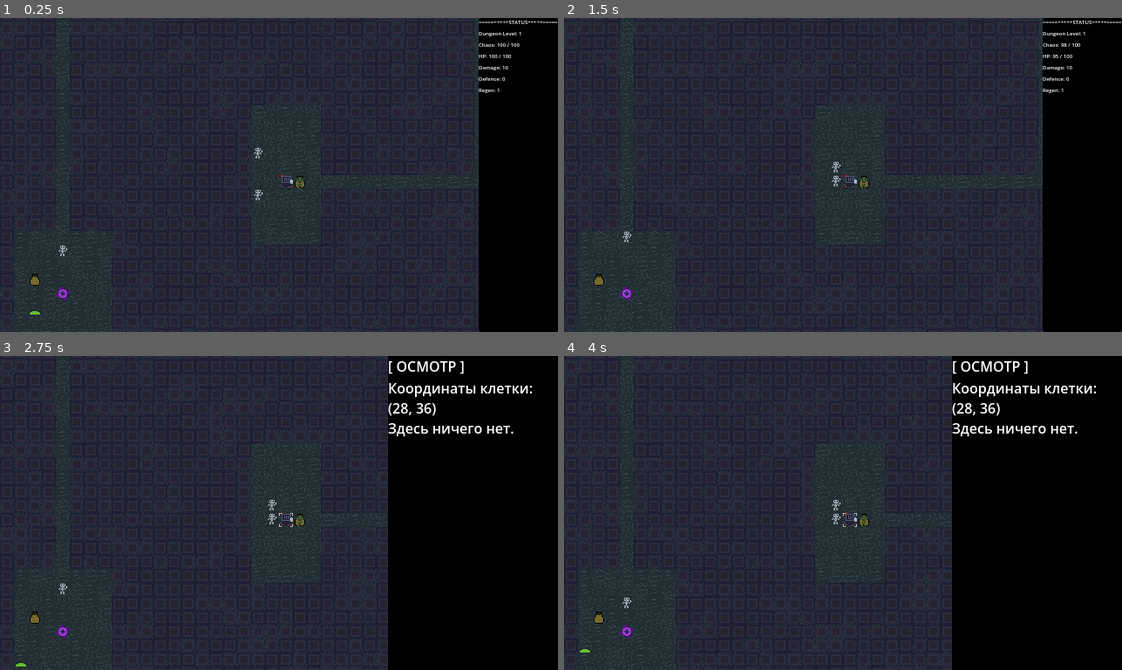
Above: before the commit, frames 1-4 (two rows, left to right).
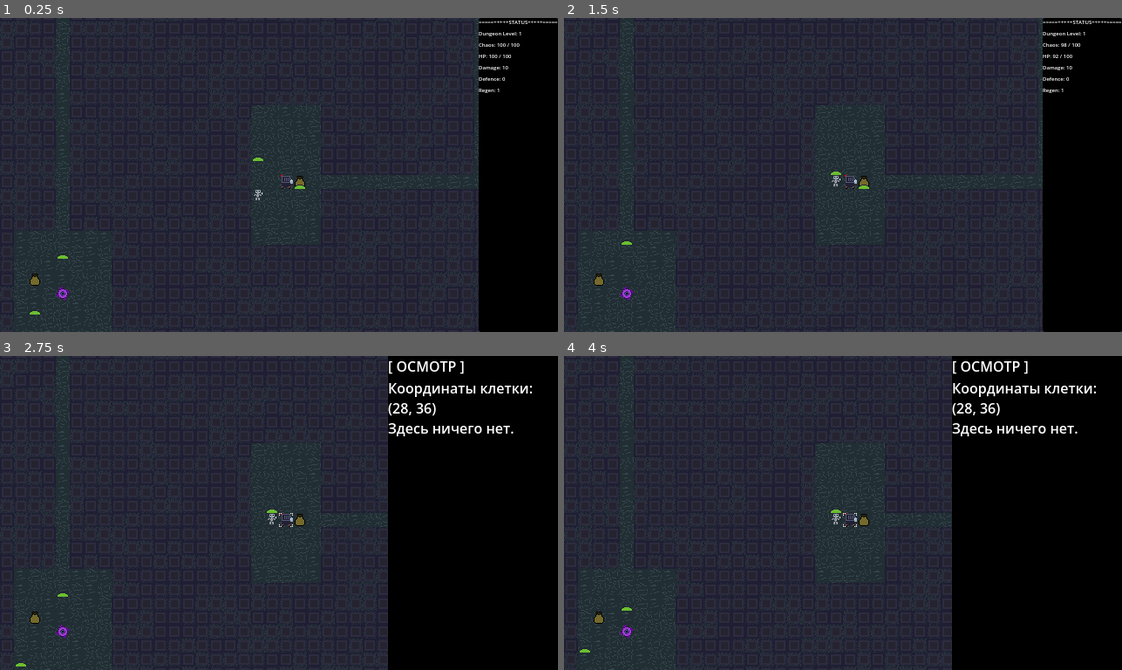
Above: after the commit, the same moments.

Repository: nik6125/chaotic-dungeon
Game: Godot game, scene res://tscn's/game.tscn
Same seed, same stepped clock (60 frames per second), same inputs: the game is played once before the commit and once after it.
Inputs:
- Up to frame 1 (0.25 s): no input
- Up to frame 2 (1.5 s): tap Enter (ui_accept) at 0.5, 0.77, 1.25 s; hold Right (ui_right) 0.53-1.28 s; hold X (look_mode_toggle) 0.53-1.28 s; hold Down (ui_down) from 1.28 s (still down); tap X (look_mode_toggle) at 1.35 s
- Up to frame 3 (2.75 s): tap Enter (ui_accept) at 1.52, 2 s; release Down (ui_down) at 2.03 s; hold Right (ui_right) from 2.03 s (still down); hold X (look_mode_toggle) from 2.03 s (still down)
- Up to frame 4 (4 s): tap Enter (ui_accept) at 2.75, 3.02, 3.5, 3.77 s; release Right (ui_right) at 2.78 s; release X (look_mode_toggle) at 2.78 s; hold Up (ui_up) 2.78-3.53 s; tap X (look_mode_toggle) at 2.85 s; hold Left (ui_left) from 3.53 s (still down); hold X (look_mode_toggle) from 3.53 s (still down)

The runs differ from the first frame. In frame 1, 0.1% of the frame differs, in the area x 10-55%, y 41-77%; in frame 2, 0.1%, in the area x 10-89%, y 11-73%; in frame 3, 0.1%; in frame 4, 0.1%.

Commit message:
added combat engine

Diff:
--- /dev/null
+++ b/gd's/combat_engine.gd
@@ -0,0 +1,71 @@
+extends Node
+# Глобальный боевой движок для всех сущностей в игре
+
+# 1. ГЛАВНАЯ ФУНКЦИЯ БОЯ: Рассчитывает урон от атакующего и бьет цель
+func deal_damage(attacker: Node2D, target: Node2D) -> void:
+	if not target:
+		return
+
+	# Вытаскиваем силу атаки (у игрока берем закэшированную total_attack_power, у мобов — обычную attack_power)
+	var raw_atk: int = 0
+	if "total_attack_power" in attacker:
+		raw_atk = attacker.total_attack_power
+	elif "attack_power" in attacker:
+		raw_atk = attacker.attack_power
+
+	# Считаем случайный разброс урона (от половины до максимума)
+	var rolled_damage := randi_range(raw_atk / 2, raw_atk)
+
+	# Вызываем глобальную функцию получения урона для цели
+	take_damage(target, rolled_damage, attacker)
+
+
+# 2. ГЛОБАЛЬНАЯ ФУНКЦИЯ ПОЛУЧЕНИЯ УРОНА
+func take_damage(target: Node2D, amount: int, attacker: Node2D = null) -> void:
+	# Вытаскиваем защиту существа (у игрока — total_defense, у мобов — defense)
+	var target_def: int = 0
+	if "total_defense" in target:
+		target_def = target.total_defense
+	elif "defense" in target:
+		target_def = target.defense
+
+	# Считаем чистый урон с вычетом брони (flat damage reduction, как у вас и было)
+	var final_damage = max(0, amount - target_def)
+
+	if "current_hp" in target:
+		target.current_hp -= final_damage
+
+		# Выводим логи в зависимости от того, кто цель
+		var target_name = target.data.monster_name if "data" in target and target.data else "Игрок"
+		print(target_name, " получил ", final_damage, " урона! Осталось HP: ", target.current_hp)
+
+		# Если здоровье упало до нуля — запускаем глобальную смерть
+		if target.current_hp <= 0:
+			die(target, attacker)
+
+
+func die(target: Node2D, killer: Node2D = null) -> void:
+	# Проверяем, кто именно погиб, чтобы вывести правильное имя в логи
+	var target_name = target.data.monster_name if "data" in target and target.data else "Игрок"
+	print(target_name, " погиб!")
+
+	# === ИНКРУСТИРУЕМ ЛОГИКУ СМЕРТИ ИГРОКА ===
+	# Проверяем по имени класса или по кастомному методу/переменной, что погиб ИГРОК
+	if target.has_method("absorb_chaos_from") or target.name == "Player":
+		if target.is_inside_tree() and target.get_tree():
+			print("Игрок погиб! Обнуляем забег и перезапускаем подземелья...")
+
+			# Сбрасываем глобальный менеджер в начальное состояние
+			RunManager.reset_run()
+
+			# Безопасный отложенный перезапуск сцены в конце кадра
+			target.get_tree().call_deferred("reload_current_scene")
+			return # Выходим из функции, queue_free() для игрока делать не нужно, сцена сама ре things
+
+	# === ЛОГИКА СМЕРТИ МОНСТРОВ (Остается без изменений) ===
+	# Если убийца — это игрок, кормим его Хаосом из статов убитого моба
+	if killer and killer.has_method("absorb_chaos_from"):
+		killer.absorb_chaos_from(target)
+
+	# Окончательно удаляем монстра из памяти
+	target.queue_free()
--- a/gd's/enemy.gd
+++ b/gd's/enemy.gd
@@ -28,7 +28,7 @@
 	# МЕНЯЕМ СЛУЧАЙНЫЙ СПРАЙТ НА ЛЕТУ:
 	if sprite and data.icon:
 		sprite.texture = data.icon
-	var stat_multiplier: float = sqrt(float(difficulty))
+	var stat_multiplier: float = pow(float(difficulty),1.25)
 
 	# 1. ЗДОРОВЬЕ (D&D стиль: разброс от базового HP монстра)
 	# Берем базовое HP из ресурса, умножаем на корень сложности и даем случайный разброс особи (+-20%)
@@ -52,15 +52,6 @@
 	var min_chaos = data.base_chaos + (difficulty - 3) * 5
 	var max_chaos = data.base_chaos + difficulty * 5
 	chaos = randi_range(min(min_chaos, max_chaos), max(min_chaos, max_chaos))
-
-func take_damage(amount: int) -> bool: # Меняем тип возвращаемого значения на bool
-	current_hp -= max(0,(amount-defense))
-	print("Враг получил ", amount, " урона! Осталось HP: ", current_hp)
-	if current_hp <= 0:
-		print("Враг погиб!")
-		queue_free()
-		return true # Сигнализируем, что враг мертв
-	return false # Враг еще жив
 
 # Функция решает, куда идти
 func get_next_move_direction(player_grid_pos: Vector2i) -> Vector2i:
--- a/gd's/game.gd
+++ b/gd's/game.gd
@@ -61,26 +61,16 @@
 	# 1. ПРОВЕРКА: Есть ли в этой клетке враг?
 	var target_enemy = get_enemy_at_pos(target_grid_pos)
 	if target_enemy != null:
-		var is_dead = target_enemy.take_damage(randi_range(player.total_attack_power / 2, player.total_attack_power))
-		if is_dead:
-			# === НАЧИСЛЯЕМ ЭНЕРГИЮ ХАОСА ДИНАМИЧЕСКИ ===
-			var energy_gain = target_enemy.chaos
-			player.current_chaos_energy = min(
-				player.max_chaos_energy,
-				player.current_chaos_energy + energy_gain
-			)
-			print("Вы поглотили душу монстра! Восстановлено хаоса: ", energy_gain)
+		# Вызываем наш новый выделенный боевой движок!
+		CombatEngine.deal_damage(player, target_enemy)
 		advance_turn()
 		return
-
 	# --- ДОБАВИЛИ ПРОПУСК ХОДА НА ПРОБЕЛ ---
 	if dir == Vector2i.ZERO:
 		advance_turn()
 		return
-
 	# 2. ПРОВЕРКА: Извлекаем тип клетки, чтобы код стал читаемым
 	var target_tile = map_grid[target_grid_pos.x][target_grid_pos.y]
-
 	# Разрешаем шаг, если там ОБЫЧНЫЙ ПОЛ или ПОРТАЛ
 	if target_tile == "floor" or target_tile == "portal":
 		# Передвигаем ноду игрока на новые координаты
@@ -119,17 +109,18 @@
 
 	# 1. СНАЧАЛА ПРОВЕРЯЕМ: Если враг хочет наступить на игрока — он атакует!
 	if target_pos == player_pos:
-		print("Враг делает выпад!")
-		player.take_damage(randi_range(enemy.attack_power/2,enemy.attack_power)) # Наносим урон игроку
-		return # Завершаем ход этого врага, двигаться ему не нужно
-
-	# 2. ЕСЛИ ИГРОКА ТАМ НЕТ: Проверяем обычный шаг по полу (твой текущий код)
+		# Исправлено: передаем ОСОБЬ (enemy) в качестве атакующего, а не self!
+		CombatEngine.deal_damage(enemy, player)
+		return # Обязательно выходим из функции, чтобы монстр не шагал после удара
+
+	# 2. ЕСЛИ ИГРОКА ТАМ НЕТ: Проверяем обычный шаг по полу
 	if map_grid[target_pos.x][target_pos.y] == "floor" and get_enemy_at_pos(target_pos) == null:
 		enemy.grid_pos = target_pos
 		enemy.position = Vector2(target_pos) * TILE_SIZE
 	else:
 		# Если уперся в стену или другого врага — пропускает ход
 		pass
+
 
 func refresh_ui() -> void:
 	if not player or not hud: return
@@ -197,6 +188,9 @@
 	enemies_list.clear()
 	map_grid.clear()
 	$Map.clear()
+	for item in active_items_on_map.values():
+		if is_instance_valid(item):
+			item.queue_free()
 	active_items_on_map.clear()
 	var spawn_pos = RunManager.current_generator.generate_map(
 		map_grid,
--- a/gd's/location_generator.gd
+++ b/gd's/location_generator.gd
@@ -203,7 +203,7 @@
 	while total_budget > 0.125 and not rooms.is_empty():
 		var affordable_monsters: Array[MonsterData] = []
 		for monster in current_biome_pool.available_monsters:
-			if monster.challenge_rating <= total_budget:
+			if pow(monster.challenge_rating + 0.75,2) <= total_budget:
 				affordable_monsters.append(monster)
 
 
--- a/gd's/player.gd
+++ b/gd's/player.gd
@@ -56,24 +56,6 @@
 		movement_requested.emit(direction)
 
 
-# Функция получения урона
-func take_damage(amount: int) -> void:
-	# Вычитаем динамическую общую защиту (базовая + шмотки + кольца) из входящего урона
-	current_hp -= max(0, (amount - total_defence))
-	if current_hp <= 0:
-		die()
-
-
-func die() -> void:
-	if is_inside_tree() and get_tree():
-		print("Игрок погиб! Обнуляем забег и перезапускаем подземелья...")
-
-		# Сбрасываем глобальный менеджер в начальное состояние
-		RunManager.reset_run()
-
-		# Безопасный отложенный перезапуск сцены в конце кадра
-		get_tree().call_deferred("reload_current_scene")
-
 @warning_ignore("shadowed_variable")
 func consume_chaos_energy(chaos_consumption) -> void:
 	if current_chaos_energy > 0:
@@ -84,10 +66,15 @@
 		print("Хаос истощен! Вы теряете здоровье!")
 
 
-func take_chaos_damage(amount) -> void:
-	current_hp-=amount
+func take_chaos_damage(amount: int) -> void:
+	current_hp -= amount
+	print("Игрок получил ", amount, " урона от ХАОСА! Осталось HP: ", current_hp)
+
 	if current_hp <= 0:
-		die()
+		# Передаем игрока в глобальный триггер смерти
+		# Так как его убил сам Хаос, в качестве убийцы (killer) передаем null
+		CombatEngine.die(self, null)
+
 # Вызывать ОДИН РАЗ при готовности игрока и при любой смене экипировки!
 func update_all_total_stats() -> void:
 	# 1. Сбрасываем локальные счетчики на базовые значения персонажа
@@ -145,3 +132,14 @@
 	if has_method("refresh_ui"):
 		if get_parent() and get_parent().has_method("refresh_ui"):
 			get_parent().refresh_ui()
+
+func absorb_chaos_from(dead_enemy: Node2D) -> void:
+	if not "chaos" in dead_enemy:
+		return
+
+	var energy_gain: int = dead_enemy.chaos
+	current_chaos_energy = min(max_chaos_energy, current_chaos_energy + energy_gain)
+	print("Вы поглотили душу монстра! Восстановлено хаоса: ", energy_gain)
+
+	if get_parent() and get_parent().has_method("refresh_ui"):
+		get_parent().refresh_ui()
--- a/project.godot
+++ b/project.godot
@@ -20,6 +20,7 @@
 ProcGenUtils="*uid://xpk8q8yjgxsr"
 RunManager="*uid://cokmi7ldbfblf"
 GlobalSignals="*uid://bso064sq2lsx0"
+CombatEngine="*uid://bfcjavxq7v1ka"
 
 [display]
 
--- a/tres's/enemies/enemy_skeleton.tres
+++ b/tres's/enemies/enemy_skeleton.tres
@@ -7,9 +7,9 @@
 script = ExtResource("1_6cwk7")
 monster_name = "skeleton"
 icon = ExtResource("1_k1ta1")
-challenge_rating = 0.5
+challenge_rating = 0.75
 base_max_hp = 10
 base_attack_power = 10
 base_defense = 5
-base_chaos = 15
+base_chaos = 10
 metadata/_custom_type_script = "uid://bsccxbk0spi3x"
--- a/tres's/enemies/enemy_slime.tres
+++ b/tres's/enemies/enemy_slime.tres
@@ -7,8 +7,8 @@
 script = ExtResource("1_jryo1")
 monster_name = "Slime"
 icon = ExtResource("1_c62e6")
-challenge_rating = 0.125
+challenge_rating = 0.1
 base_max_hp = 15
 base_attack_power = 5
-base_chaos = 20
+base_chaos = 8
 metadata/_custom_type_script = "uid://bsccxbk0spi3x"
--- a/tres's/enemies/enemy_zombie.tres
+++ b/tres's/enemies/enemy_zombie.tres
@@ -7,9 +7,9 @@
 script = ExtResource("1_410i4")
 monster_name = "zombie"
 icon = ExtResource("1_55utl")
-challenge_rating = 0.25
+challenge_rating = 0.5
 base_attack_power = 3
 base_defense = 2
 base_regen = 1
-base_chaos = 12
+base_chaos = 8
 metadata/_custom_type_script = "uid://bsccxbk0spi3x"
Not shown, added: gd's/combat_engine.gd.uid
